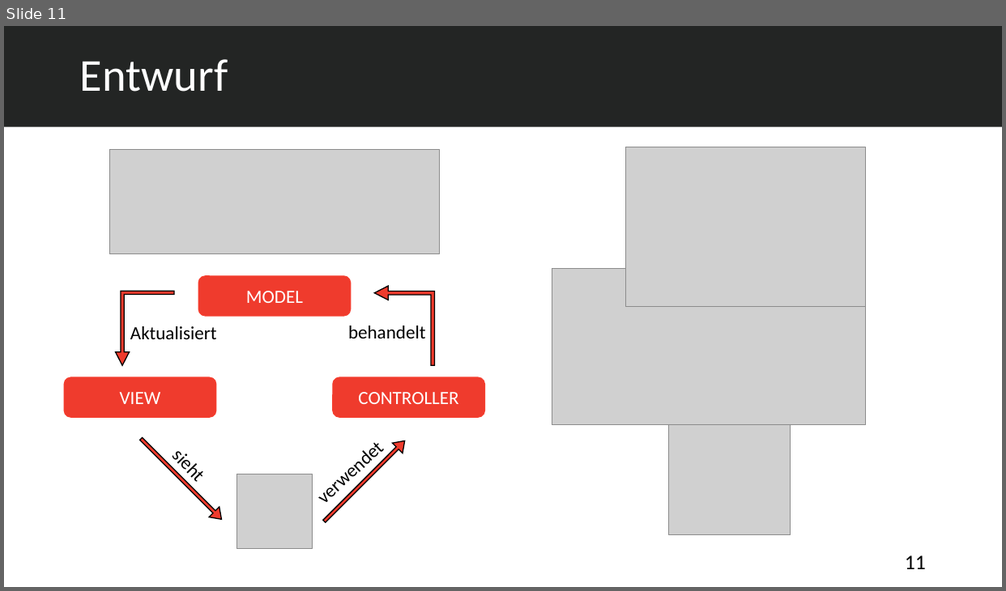
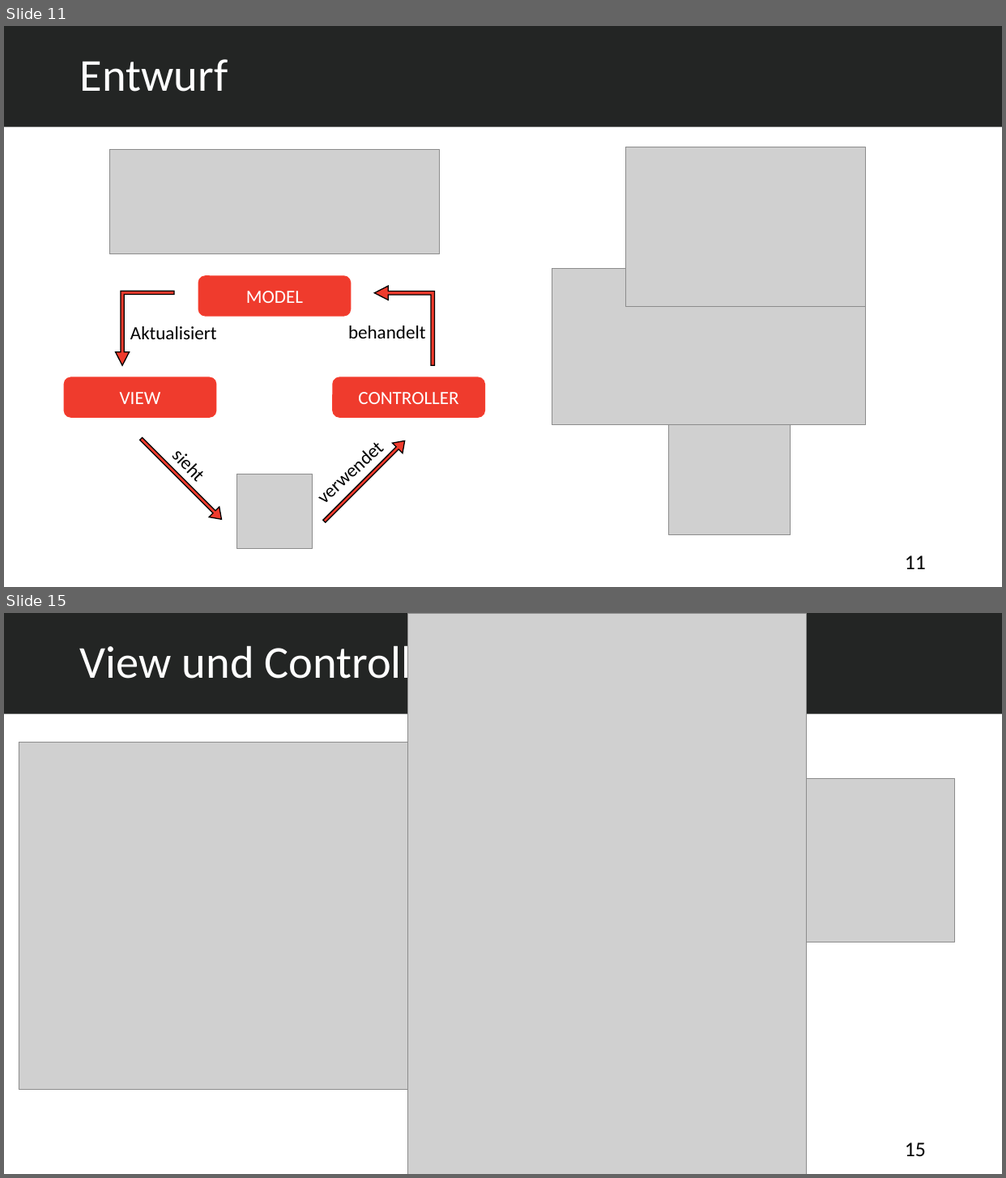
Before and after one commit to abdulsalam-emesh/Projektspresentation, a slide deck: Auszubildenden Verwaltungssystem.pptx. Shown one above the other, each under a label of ours: slide 11 before the commit, slides 11 and 15 after it; the slides between them are not shown. The pictures are 1006x591 and 1006x1178 pixels, drawn with LibreOffice and Linux fonts; fonts in the diff are those of the drawing; grey boxes stand for pictures. Boxes give left, top, right and bottom in pixels: in the first picture for what was removed or moved away, otherwise in the second. Text is boxed around its words. In the diff, an @@ line names an element or a change of style, - is before the commit and + after.

```diff
--- a/Auszubildenden Verwaltungssystem.pptx
+++ b/Auszubildenden Verwaltungssystem.pptx
@@ slide 15 added at box(4, 613, 1002, 1174), background #FFFFFF @@
@@ rectangle added at box(4, 613, 1002, 714), fill #232524 @@
@@ picture added at box(408, 613, 808, 1174) @@
@@ title added at box(80, 640, 451, 689), 44 pt, text #FFFFFF @@
+View und Controller
@@ picture added at box(19, 743, 565, 1090) @@
@@ picture added at box(581, 778, 956, 943) @@
@@ page number added at box(905, 1143, 926, 1157), 20 pt, text #000000 @@
+15
```
Also in this commit, not shown: 1 slide changed, 6 other slides added, 13 other files.
